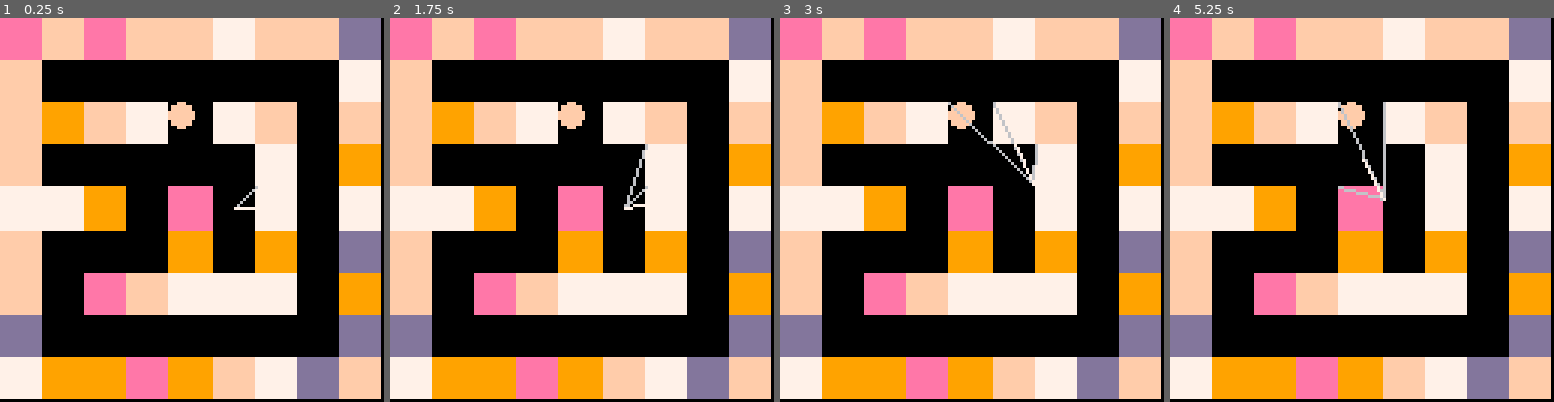
Above: before the commit, frames 1-4 (left to right).
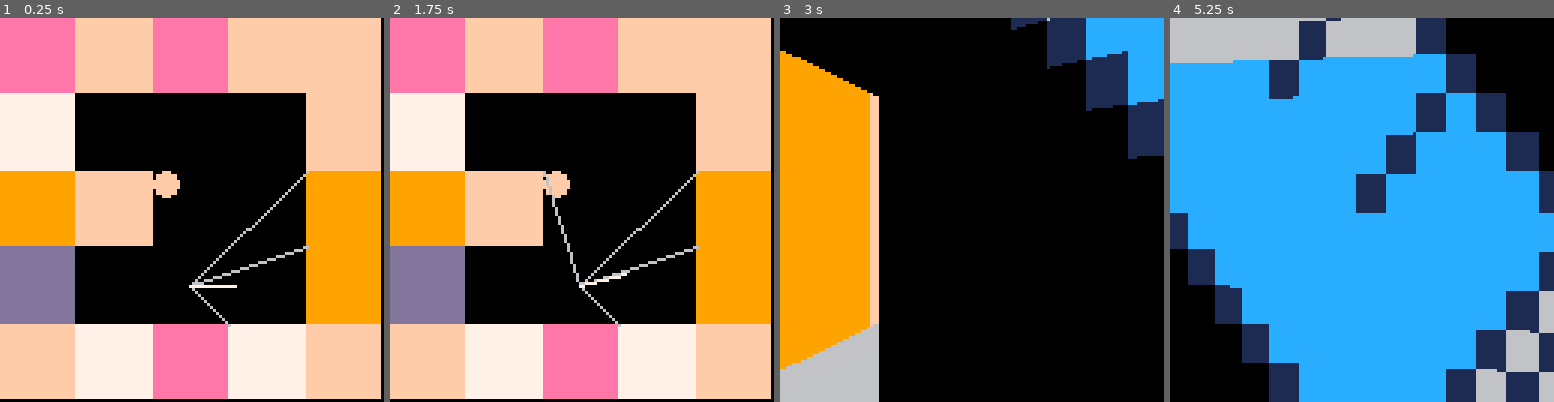
Above: after the commit, the same moments.

Repository: hypp/ld48
Game: PICO-8 cartridge carts/ld48.p8
The game is run twice, just before and just after one commit, with the same random seed, the same clock (stepped at 60 frames per second) and the same inputs.
Inputs:
- Up to frame 1 (0.25 s): no input
- Up to frame 2 (1.75 s): tap X (X key) at 0.33, 1.07 s; tap O (Z key) at 0.7, 1.7 s; hold Right from 1.6 s (still down)
- Up to frame 3 (3 s): tap X (X key) at 1.85, 2.97 s; release Right at 2.1 s; tap O (Z key) at 2.1, 2.5, 2.9 s; hold Up 2.15-2.42 s; hold Right from 2.47 s (still down)
- Up to frame 4 (5.25 s): release Right at 3.03 s; hold Left 3.08-3.58 s; tap O (Z key) every 0.4 s from 3.3 to 4.9 s; hold Down 3.63-3.97 s; hold Right 4.02-4.68 s; tap X (X key) at 4.08, 5.2 s; hold Up 4.73-5.03 s; hold Left from 5.08 s (still down)

The runs differ from the first frame. In frame 1, 74% of the frame differs, in the area x 0-100%, y 0-100%; in frame 2, 74%; in frame 3, 67%; in frame 4, 98%.

Commit message:
generate new levels

Diff:
--- a/carts/ld48.p8
+++ b/carts/ld48.p8
@@ -11,13 +11,27 @@
 spritesheet_address = 0x0
 screen_address = 0x6000
 
+
+-- intro states
+state_init_intro=1
+state_play_intro=2
+state_end_intro=3
+-- level states
+state_init_level=4
+state_play_level=5
+state_end_level=6
+-- end
+state_init_game_over=7
+state_play_game_over=8
+state_end_game_over=9
+
+current_state=state_init_intro
+
 drawmode = 0
 render_type = 1
 
-level_width = 8
-level_height = 8
-
-level1_map = {}
+level_start_size=4
+level_size=level_start_size
 
 wall_colors = { 7,9,13,14,15 }
 
@@ -59,8 +73,8 @@
 end
 
 function generate_maze()
-    height = flr((level_height)/2)
-    width = flr((level_width)/2)
+    height = flr((level.height)/2)
+    width = flr((level.width)/2)
 
     -- init maze
     maze = {}
@@ -78,17 +92,17 @@
     generate_maze()
 
     -- clear map
-    map_height = level_height
+    map_height = level.height
     if map_height % 2 == 0 then
         map_height += 1
     end
-    map_width = level_width
+    map_width = level.width
     if map_width % 2 == 0 then
         map_width += 1
     end
-    level1_map = {}
+    level.map = {}
     for i=1,map_height do
-        level1_map[i] = {}
+        level.map[i] = {}
         for j=1,map_width do
             color = 3
             if i == 1 or j == 1 or i == map_height or j == map_width then
@@ -96,7 +110,7 @@
             end
             -- random color but never 0
             color = rnd(wall_colors)
-            level1_map[i][j] = color
+            level.map[i][j] = color
         end
     end
 
@@ -109,18 +123,18 @@
         map_x = 2
         for maze_x=0,#maze[0] do
             cell = maze[maze_y][maze_x]
-            level1_map[map_y][map_x] = 0
+            level.map[map_y][map_x] = 0
             if cell & N == N then
-                level1_map[map_y-1][map_x] = 0
+                level.map[map_y-1][map_x] = 0
             end
             if cell & S == S then
-                level1_map[map_y+1][map_x] = 0
+                level.map[map_y+1][map_x] = 0
             end
             if cell & W == W then
-                level1_map[map_y][map_x-1] = 0
+                level.map[map_y][map_x-1] = 0
             end
             if cell & E == E then
-                level1_map[map_y][map_x+1] = 0
+                level.map[map_y][map_x+1] = 0
             end
 
             map_x += 2
@@ -131,11 +145,11 @@
     -- put the syringe
     found = false
     while not found do
-        y = flr(rnd(level_height-2))+2
-        x = flr(rnd(level_width-2))+2
-        if level1_map[y+1][x+1] != 0 then
+        y = flr(rnd(level.height-2))+2
+        x = flr(rnd(level.width-2))+2
+        if level.map[y+1][x+1] != 0 then
             found = true
-            level1_map[y+1][x+1] = 66
+            level.map[y+1][x+1] = 66
         end
     end
 
@@ -154,9 +168,9 @@
 
     found = false
     while not found do
-        y = flr(rnd(level_height-1))+1
-        x = flr(rnd(level_width-1))+1
-        if level1_map[y+1][x+1] == 0 then
+        y = flr(rnd(level.height-1))+1
+        x = flr(rnd(level.width-1))+1
+        if level.map[y+1][x+1] == 0 then
             found = true
             player.x = x+0.5
             player.y = y+0.5
@@ -195,17 +209,11 @@
 end
 
 function game_init()
-    -- do this first
-    generate_level()
-
     init_camera()
-    init_player()
-    init_sphere()
-
     drawmode = 1
 end
 
-function game_update()
+function level_update()
   -- btn 0,1 left and right
   if btn(0) then
     player.angle -= 0.01
@@ -230,7 +238,7 @@
     speed -= 0.09
   end
 
-  current_level_map = level1_map
+  current_level_map = level.map
 
   new_x = player.x + player.direction_x * speed
   new_y = player.y + player.direction_y * speed
@@ -244,6 +252,7 @@
   -- blocked by wall
     if current_level_map[map_y+1][map_x+1] == 66 then
         -- found the syringe!! new level
+        current_state = state_end_level
     end
 
   end
@@ -286,24 +295,7 @@
 
 end
 
-
-
-function game_draw_test()
-    cls(0)
-
-    y = 0
-    for row in all(maze) do
-        x = 0
-        for cell in all(row) do
-            print(cell,x,y,15)
-            x += 8
-        end
-        y += 8
-    end
-
-end
-
-function game_draw()
+function level_draw()
 
     if drawmode == 1 then
         cls(0)
@@ -330,7 +322,7 @@
         end
     end
 
-    current_level_map = level1_map
+    current_level_map = level.map
 
     if drawmode == 1 then
         -- draw map
@@ -574,6 +566,41 @@
 
 end
 
+function level_init_update()
+    level = {}
+    level.width = level_size
+    level.height = level_size
+    level.map = {}
+    level.clear_pos = -1
+
+    -- do this first
+    generate_level()
+
+    init_player()
+    init_sphere()
+
+    current_state = state_play_level
+end
+function level_init_draw()
+end
+--function level_update()
+--end
+--function level_draw()
+--end
+function level_done_update()
+    level.clear_pos += 1
+    if level.clear_pos == screen_height then
+        current_state = state_init_level
+        level_size += 1
+    end
+end
+function level_done_draw()
+    line(0,level.clear_pos,128,level.clear_pos,0)
+    print("LEVEL COMPLETED!",10+1,32+1,13)
+    print("LEVEL COMPLETED!",10,32,15)
+end
+
+
 -- state machine
 
 function _init()
@@ -581,11 +608,39 @@
 end
 
 function _update()
-    game_update()
+    if current_state == state_init_intro then
+        current_state = state_init_level
+    elseif current_state == state_play_intro then
+    elseif current_state == state_end_intro then
+
+    elseif current_state == state_init_level then
+        level_init_update()
+    elseif current_state == state_play_level then
+        level_update()
+    elseif current_state == state_end_level then
+        level_done_update()
+    elseif current_state == state_init_game_over then
+    elseif current_state == state_play_game_over then
+    elseif current_state == state_end_game_over then
+    end
+
 end
 
 function _draw()
-    game_draw()
+    if current_state == state_init_intro then
+    elseif current_state == state_play_intro then
+    elseif current_state == state_end_intro then
+
+    elseif current_state == state_init_level then
+        level_init_draw()
+    elseif current_state == state_play_level then
+        level_draw()
+    elseif current_state == state_end_level then
+        level_done_draw()
+    elseif current_state == state_init_game_over then
+    elseif current_state == state_play_game_over then
+    elseif current_state == state_end_game_over then
+    end
 end
 
 __gfx__
